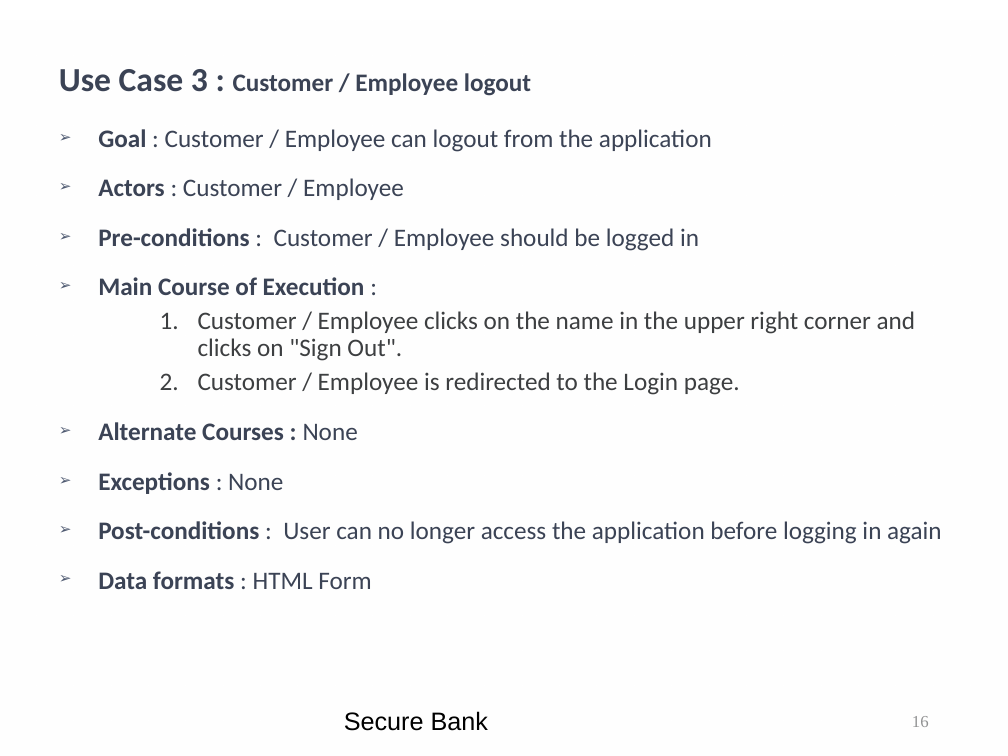
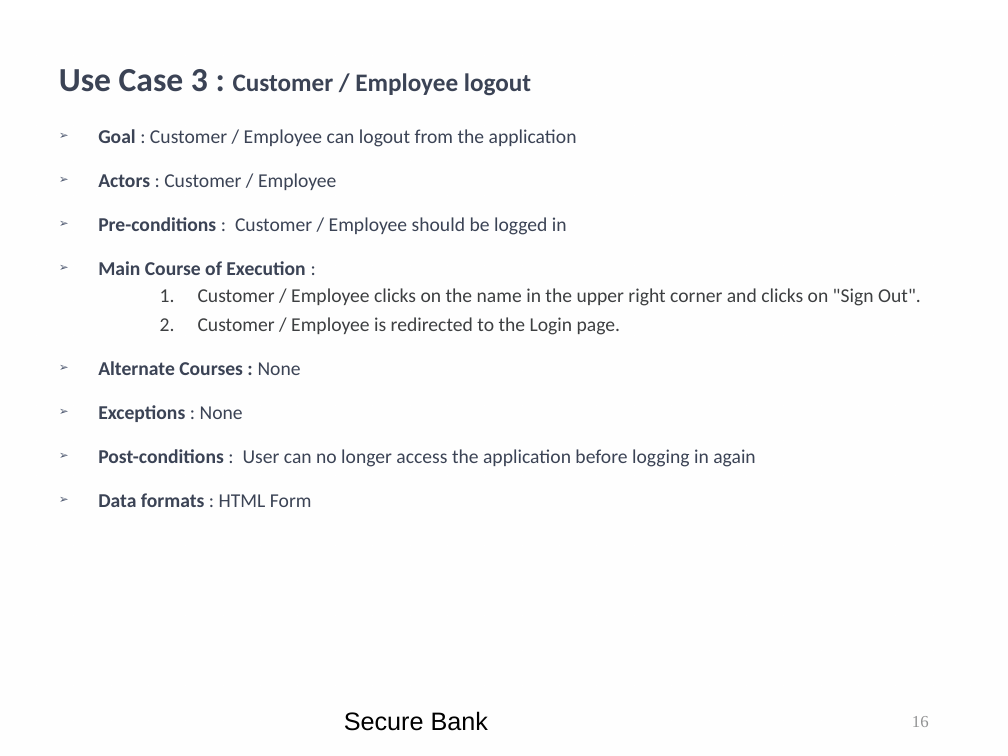
Before and after one commit to kwuerl/secure-coding-team-8, a slide deck: slide 16 of presentations/Phase3.ppt. Drawn at 1008x756 pixels with LibreOffice and Linux fonts; fonts in the diff are those of the drawing; background and template pictures are left out. Boxes give left, top, right and bottom in pixels: in the first picture for what was removed or moved away, otherwise in the second. Text is boxed around its words. In the diff, an @@ line names an element or a change of style, - is before the commit and + after.

```diff
--- a/presentations/Phase3.ppt
+++ b/presentations/Phase3.ppt
@@ text "Goal : Customer / Employee ..." at (x1=98, y1=129, x2=921, y2=507): size 18 to 14 pt @@
```
Also in this commit, not shown: 9 other slides changed, 8 slides added.
